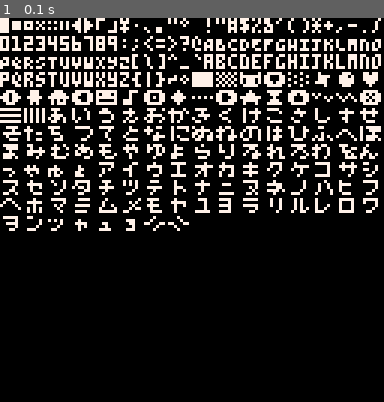
Above: before the commit, frame 1.
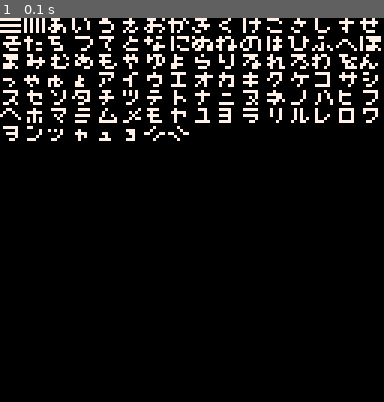
Above: after the commit, the same moment.

Repository: 0xcafed00d/tac08
Game: PICO-8 cartridge tests/exfont.p8
Same seed, same stepped clock (60 frames per second), same inputs: the game is played once before the commit and once after it.
Inputs:
- Up to frame 1 (0.1 s): no input

The runs differ from the first frame. In frame 1, 16% of the frame differs, in the area x 0-100%, y 0-56%.

Commit message:
adding support for extended font - translate input cart text from utf-8 to pico8 internal char map

Diff:
--- a/tests/exfont.p8
+++ b/tests/exfont.p8
@@ -2,9 +2,29 @@
 version 16
 __lua__
 
+local all_chars =
+[[▮■□⁙⁘‖◀▶「」¥•、。゛゜ !"#$%&'()*+,-./
+0123456789:;<=>?@𝘢𝘣𝘤𝘥𝘦𝘧𝘨𝘩𝘪𝘫𝘬𝘭𝘮𝘯𝘰
+𝘱𝘲𝘳𝘴𝘵𝘶𝘷𝘸𝘹𝘺𝘻[\]^_`abcdefghijklmno
+pqrstuvwxyz{|}~○█▒🐱⬇️░✽●♥
+☉웃⌂⬅️😐♪🅾️◆…➡️★⧗⬆️ˇ∧❎
+▤▥あいうえおかきくけこさしすせ
+そたちつてとなにぬねのはひふへほ
+まみむめもやゆよらりるれろわをん
+っゃゅょアイウエオカキクケコサシ
+スセソタチツテトナニヌネノハヒフ
+ヘホマミムメモヤユヨラリルレロワ
+ヲンッャュョ◜◝]]
+
+
+local s = "█▒🐱⬇️░✽●♥☉웃⌂⬅️😐♪🅾️◆…➡️★⧗⬆️ˇ∧❎▤▥"
+
 local internal_str = ""
 
 function _init()
+	if __tac08__ then
+		__tac08__.screen(128, 192)
+	end
 
 	for n = 0x10, 0xff do
 		internal_str = internal_str..chr(n)
@@ -29,11 +49,6 @@
 		y = y + 6
 	end
 
-	print(chr(c))
-	c+=1
-
-	if c > 0xff then
-		c = 0x10
-	end
+	print(all_chars)
 
 end
Not shown, changed: src/pico_cart.cpp
